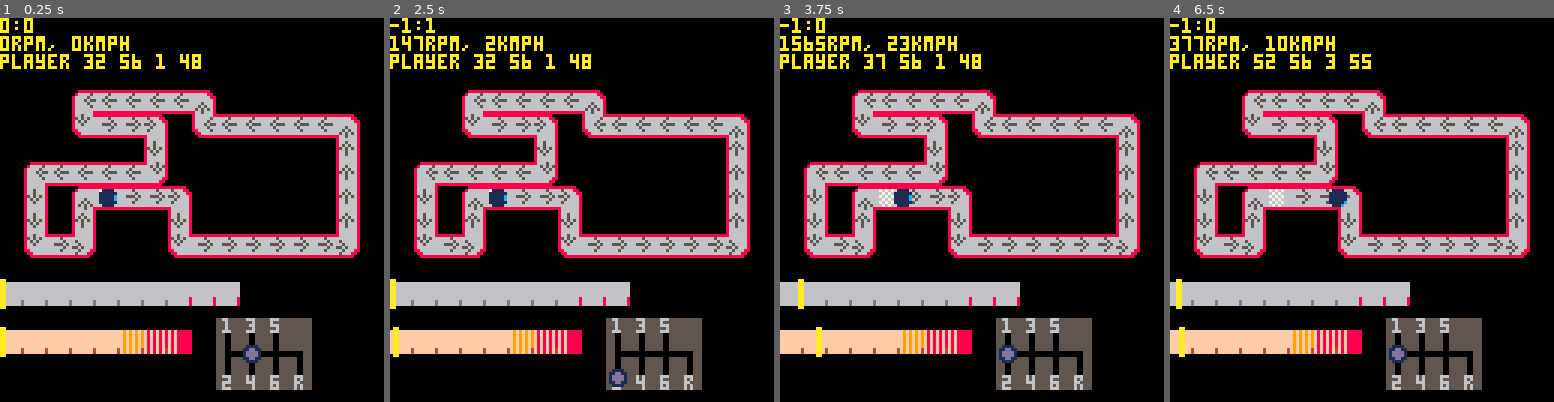
Above: before the commit, frames 1-4 (left to right).
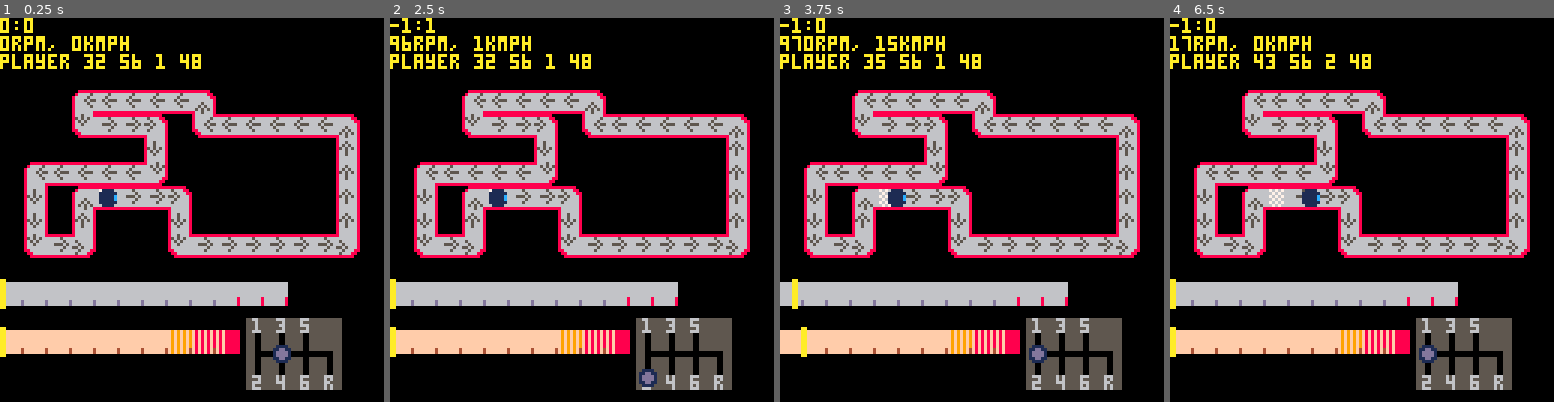
Above: after the commit, the same moments.

Repository: VedVid/PICOdrag
Game: PICO-8 cartridge picodrag.p8
The game is run twice, just before and just after one commit, with the same random seed, the same clock (stepped at 60 frames per second) and the same inputs.
Inputs:
- Up to frame 1 (0.25 s): no input
- Up to frame 2 (2.5 s): hold Left 1.97-2.37 s; hold Down from 2.42 s (still down)
- Up to frame 3 (3.75 s): release Down at 2.82 s; hold Right 2.87-3.53 s; hold Up from 3.58 s (still down)
- Up to frame 4 (6.5 s): release Up at 4.08 s; hold Right 4.13-4.53 s; hold Down 4.58-5.08 s; hold Left 5.13-5.8 s; hold Up 5.85-6.18 s; hold Left from 6.23 s (still down)

The runs differ from the first frame. In frame 1, 6.1% of the frame differs, in the area x 32-90%, y 68-97%; in frame 2, 6.6%; in frame 3, 7.3%; in frame 4, 7.5%, in the area x 0-90%, y 4-97%.

Commit message:
New car added

Diff:
--- a/picodrag.p8
+++ b/picodrag.p8
@@ -52,7 +52,7 @@
  ui.tachometer =
   create_tachometer(0, 104)
  ui.gearbox =
-  create_gearbox(80, 108, car)
+  create_gearbox(90, 108, car)
  return ui
 end
 
@@ -493,7 +493,87 @@
 end
 
 function make_car()
- return make_honda()
+ return make_porsche()
+end
+
+function make_porsche()
+ local car = {}
+ car.brand = "porsche"
+ car.model = "718 s boxster gt4"
+ car.variant = "generation 982"
+ car.engine = "2.5 h4"
+ car.class = "supercar"
+ car.year = 2020
+ car.speedometer_interval = 30
+ car.horsepower = 420
+ car.rpm_max = 8000
+ car.rpm_max_for_gauge = 8000
+ car.speed_max_for_gauge = 320
+ car.final_drive_ratio = 4.04
+ car.wheel_ratio = 0.33
+ -- {nm, rpm}
+ car.torque_max = {420, 5900}
+ car.gear_one_ratio = 3.31
+ car.gear_one_vmax = 74
+ car.gear_one_time = 4.55
+ car.gear_one_dropdown = 3000
+ -- dropdown ratio is % of dropdown of rpm_max
+ car.gear_one_dropdown_ratio =
+  0.38
+ car.gear_two_ratio = 1.95
+ car.gear_two_vmax = 126
+ car.gear_two_time = 8.26
+ car.gear_two_dropdown = 2000
+ car.gear_two_dropdown_ratio =
+  0.25
+ car.gear_three_ratio = 1.41
+ car.gear_three_vmax = 174
+ car.gear_three_time = 11.96
+ car.gear_three_dropdown = 2000
+ car.gear_three_dropdown_ratio =
+  0.25
+ car.gear_four_ratio = 1.13
+ car.gear_four_vmax = 218
+ car.gear_four_time = 19.38
+ car.gear_four_dropdown = 1500
+ car.gear_four_dropdown_ratio =
+  0.19
+ car.gear_five_ratio = 0.95
+ car.gear_five_vmax = 259
+ car.gear_five_time = 36.48
+ car.gear_five_dropdown = 1300
+ car.gear_five_dropdown_ratio =
+  0.16
+ car.gear_six_ratio = 0.81
+ car.gear_six_vmax = 304
+ car.gear_six_time = 85.2
+ car.gear_six_dropdown = 1200
+ car.gear_six_dropdown_ratio =
+  0.15
+ car.gears_data = {
+  {car.gear_one_vmax,
+   car.gear_one_time,
+   car.gear_one_dropdown},
+  {car.gear_two_vmax,
+   car.gear_two_time,
+   car.gear_two_dropdown},
+  {car.gear_three_vmax,
+   car.gear_three_time,
+   car.gear_three_dropdown},
+  {car.gear_four_vmax,
+   car.gear_four_time,
+   car.gear_four_dropdown},
+  {car.gear_five_vmax,
+   car.gear_five_time,
+   car.gear_five_dropdown},
+  {car.gear_six_vmax,
+   car.gear_six_time,
+   car.gear_six_dropdown}}
+ car.current_gear = 0
+ car.previous_gear = 0
+ car.current_rpm = 0
+ car.current_speed = 0
+ return car
 end
 
 function make_honda()
